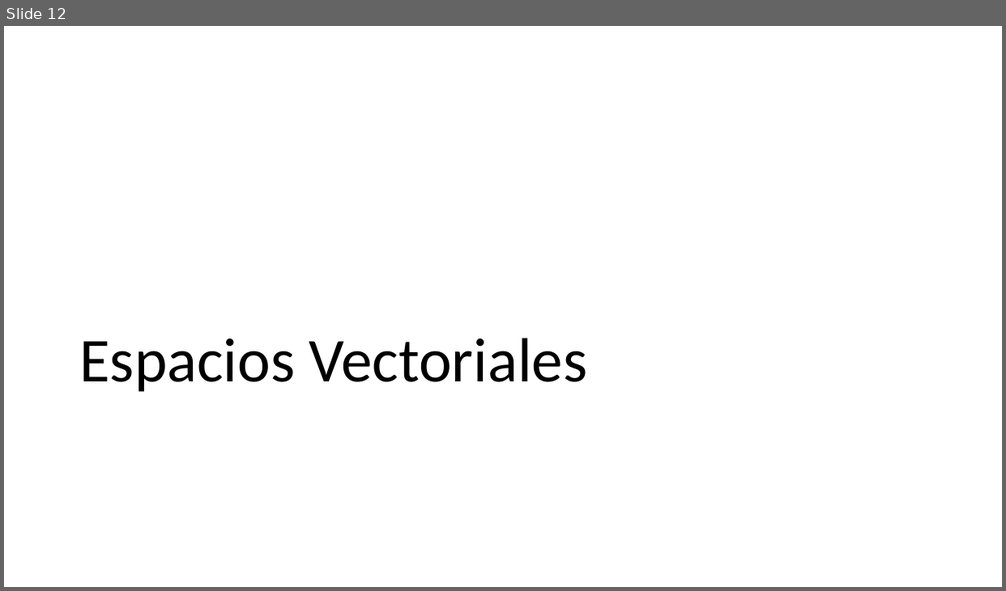
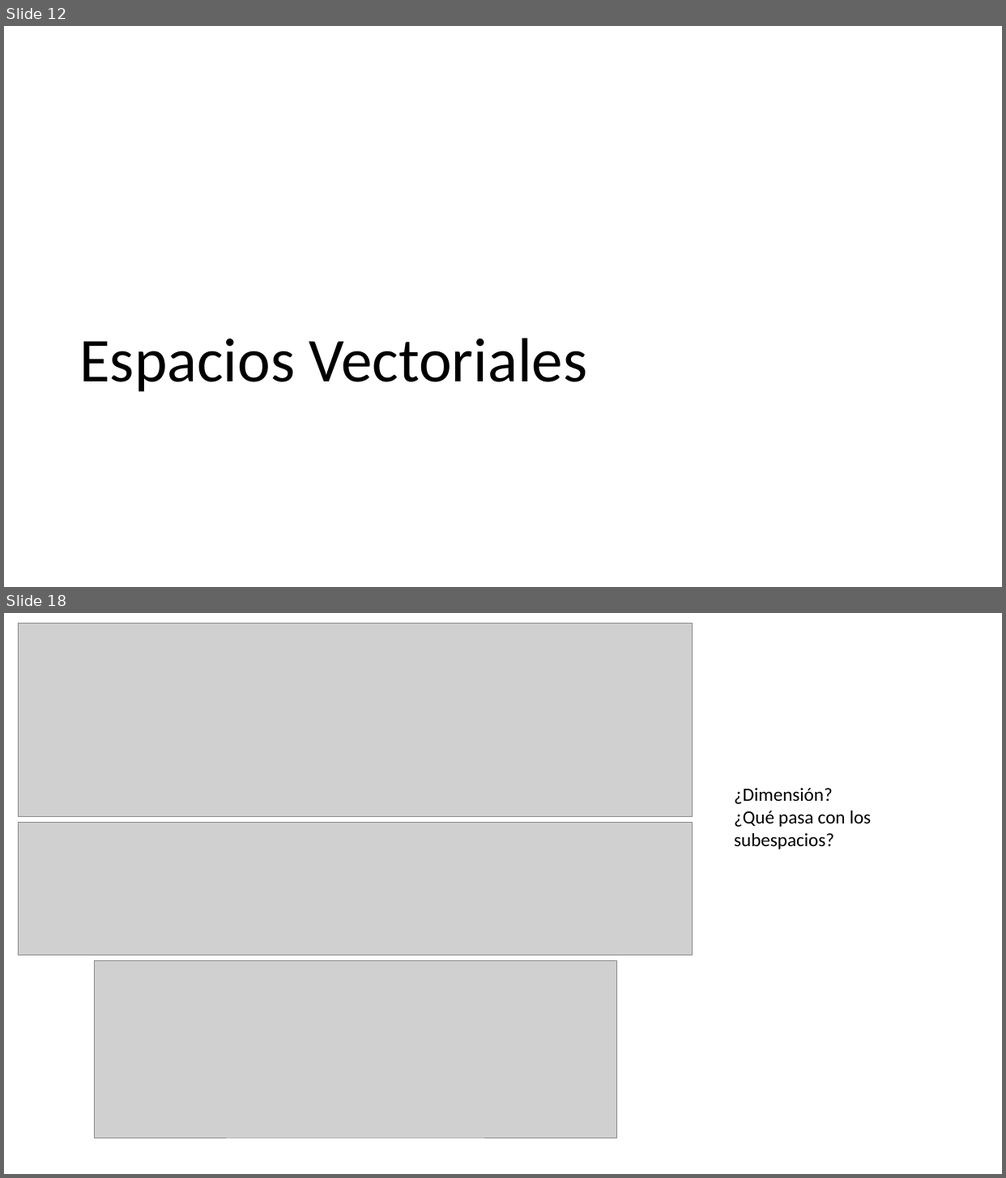
Before and after one commit to 26-jorge-01/IA-SPP, a slide deck: docs/IA-SPP.pptx. Shown one above the other, each under a label of ours: slide 12 before the commit, slides 12 and 18 after it; the slides between them are not shown. The pictures are 1006x591 and 1006x1178 pixels, drawn with LibreOffice and Linux fonts; fonts in the diff are those of the drawing; grey boxes stand for pictures. Boxes give left, top, right and bottom in pixels: in the first picture for what was removed or moved away, otherwise in the second. Text is boxed around its words. In the diff, an @@ line names an element or a change of style, - is before the commit and + after.

```diff
--- a/docs/IA-SPP.pptx
+++ b/docs/IA-SPP.pptx
@@ slide 18 added at bbox=[4, 613, 1002, 1174], background #FFFFFF @@
@@ picture added at bbox=[19, 624, 692, 816] @@
@@ text added at bbox=[734, 788, 871, 850], 18 pt, text #000000 @@
+¿Dimensión?
+¿Qué pasa con los subespacios?
@@ picture added at bbox=[19, 823, 692, 956] @@
@@ picture added at bbox=[94, 961, 616, 1138] @@
```
Also in this commit, not shown: 8 other slides added.
